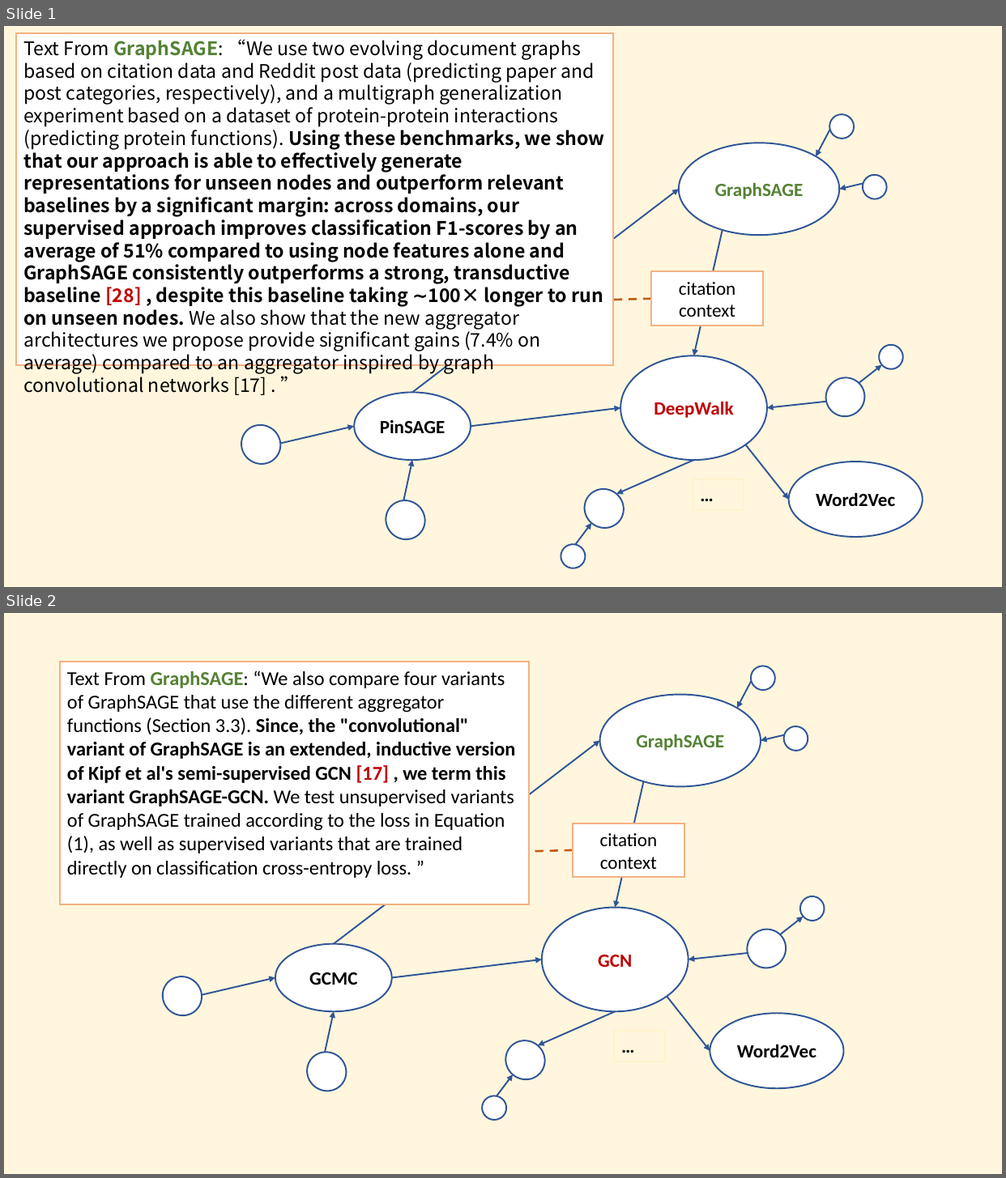
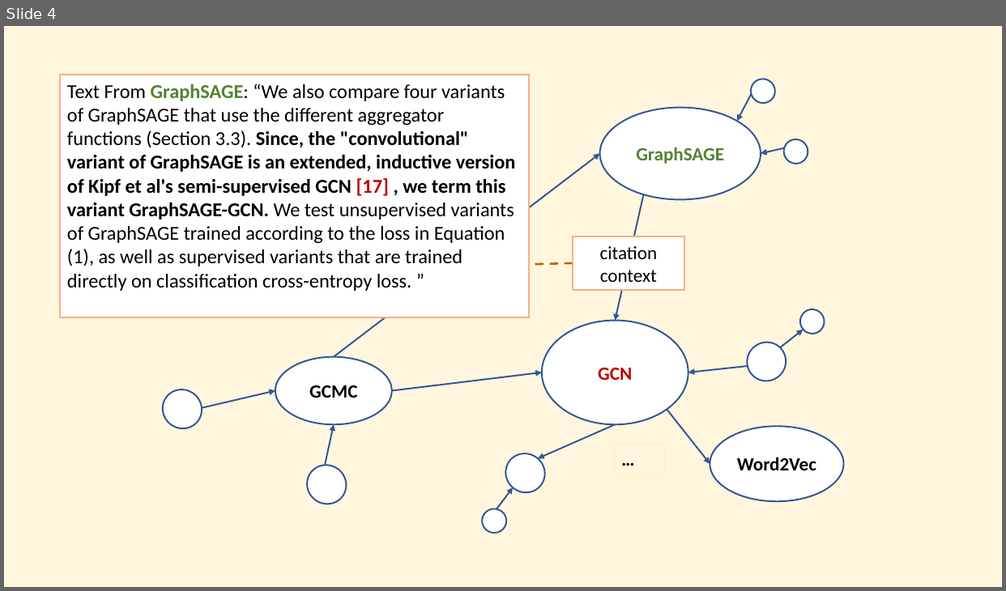
Before and after one commit to DM2-ND/CiteExplainer, a slide deck: resources/graph examples.pptx. Shown one above the other, each under a label of ours: slides 1 and 2 before the commit, slide 4 after it. The pictures are 1006x1178 and 1006x591 pixels, drawn with LibreOffice and Linux fonts; fonts in the diff are those of the drawing. Boxes give left, top, right and bottom in pixels: in the first picture for what was removed or moved away, otherwise in the second. Text is boxed around its words. In the diff, an @@ line names an element or a change of style, - is before the commit and + after.

```diff
--- a/resources/graph examples.pptx
+++ b/resources/graph examples.pptx
@@ slide 1 removed at (4, 26, 1002, 587), background #FFF2CC at 66% opacity @@
@@ rectangle removed at (17, 33, 613, 366) @@
-Text From GraphSAGE: “We use two evolving document graphs based on citation data and Reddit post data (predicting paper and post categories, respectively), and a multigraph generalization experiment based on a dataset of protein-protein interactions (predicting protein functions). Using these benchmarks, we show that our approach is able to effectively generate representations for unseen nodes and outperform relevant baselines by a significant margin: across domains, our supervised approach improves classification F1-scores by an average of 51% compared to using node features alone and GraphSAGE consistently outperforms a strong, transductive baseline [28] , despite this baseline taking ∼100× longer to run on unseen nodes. We also show that the new aggregator architectures we propose provide significant gains (7.4% on average) compared to an aggregator inspired by graph convolutional networks [17] . ”
@@ ellipse removed at (825, 109, 859, 143) @@
@@ ellipse removed at (679, 143, 839, 235) @@
-GraphSAGE
@@ arrow removed from (830, 130) to (816, 156) @@
@@ ellipse removed at (859, 170, 892, 203) @@
@@ arrow removed from (413, 393) to (679, 189) @@
@@ arrow removed from (863, 183) to (839, 189) @@
@@ arrow removed from (723, 225) to (694, 356) @@
@@ rectangle removed at (651, 271, 763, 326) @@
-citation context
@@ line removed from (651, 298) to (595, 300) @@
@@ ellipse removed at (621, 356, 768, 460) @@
-DeepWalk
@@ arrow removed from (859, 383) to (882, 365) @@
@@ ellipse removed at (878, 343, 906, 371) @@
@@ ellipse removed at (818, 370, 872, 425) @@
@@ ellipse removed at (355, 393, 471, 460) @@
-PinSAGE
@@ arrow removed from (471, 426) to (621, 408) @@
@@ arrow removed from (829, 401) to (767, 408) @@
@@ ellipse removed at (234, 417, 288, 472) @@
@@ arrow removed from (280, 444) to (355, 426) @@
@@ arrow removed from (404, 501) to (413, 460) @@
@@ arrow removed from (694, 460) to (616, 495) @@
@@ arrow removed from (746, 446) to (789, 500) @@
@@ ellipse removed at (789, 462, 923, 537) @@
-Word2Vec
@@ ellipse removed at (577, 481, 632, 536) @@
@@ rectangle removed at (692, 480, 744, 510) @@
-…
@@ ellipse removed at (378, 493, 433, 548) @@
@@ arrow removed from (575, 544) to (592, 523) @@
@@ ellipse removed at (559, 543, 588, 571) @@
@@ what was slide 2 is now slide 4 @@
```
Also in this commit, not shown: 1 slide changed, 2 slides added.
